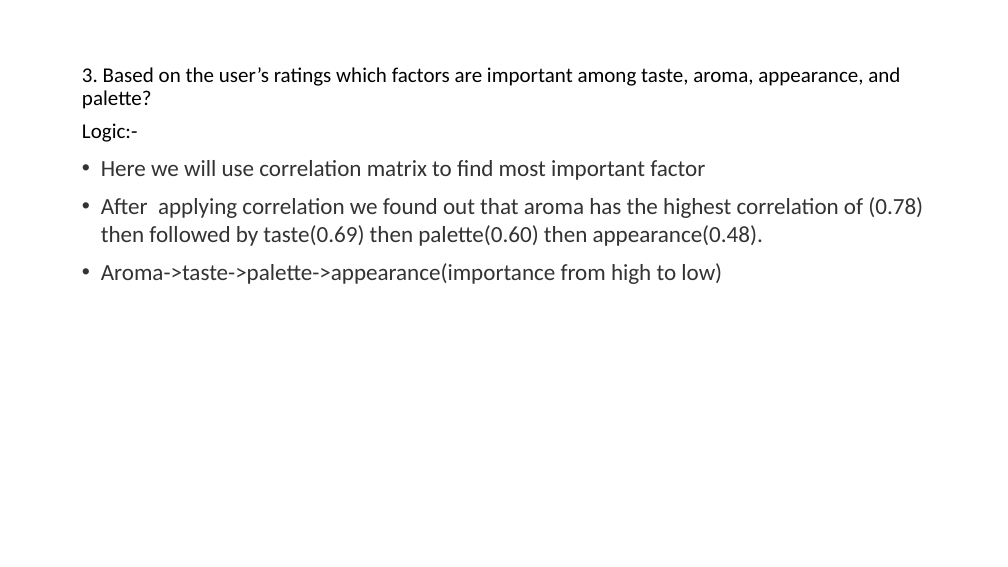
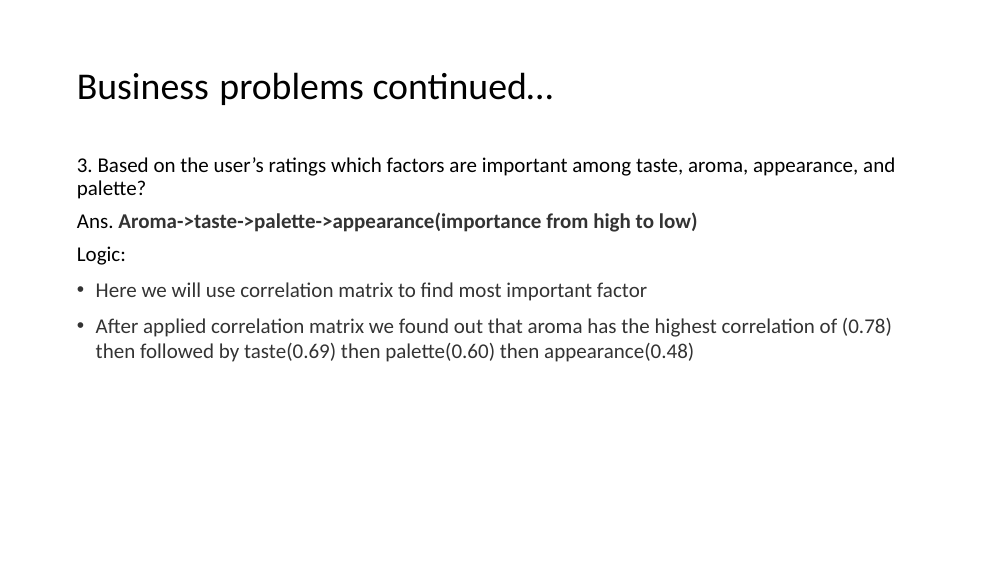
Before and after one commit to vaibhavt14/BeerReviewsAssessment, a slide deck: slide 6 of Summarization of beer reviews data analysis.pptx. Drawn at 1008x567 pixels with LibreOffice and Linux fonts; fonts in the diff are those of the drawing. Boxes give left, top, right and bottom in pixels: in the first picture for what was removed or moved away, otherwise in the second. Text is boxed around its words. In the diff, an @@ line names an element or a change of style, - is before the commit and + after.

```diff
--- a/Summarization of beer reviews data analysis.pptx
+++ b/Summarization of beer reviews data analysis.pptx
@@ title added at [77,72,554,105], 36 pt, text #000000 @@
+Business problems continued…
@@ text "3. Based on the user’s ...": place and size @@
-text "3. Based on the user’s ..." at [82,67,923,284]
+text "3. Based on the user’s ..." at [77,157,895,362]
@@ text at [77,212,698,265]: text changed; text colour #000000 to #333333; bold on @@
-Logic:-
+Ans. Aroma->taste->palette->appearance(importance from high to low)
+Logic:
@@ text at [96,282,647,301]: size 22 to 20 pt in "Here we will use correlation matrix to ..." @@
@@ text at [96,318,892,362]: text changed; size 22 to 20 pt @@
-• After applying correlation we found out that aroma has the highest correlation of (0.78) then followed by taste(0.69) then palette(0.60) then appearance(0.48).
-• Aroma->taste->palette->appearance(importance from high to low)
+• After applied correlation matrix we found out that aroma has the highest correlation of (0.78) then followed by taste(0.69) then palette(0.60) then appearance(0.48)
```
Also in this commit, not shown: 8 other slides changed, 1 slide added.
